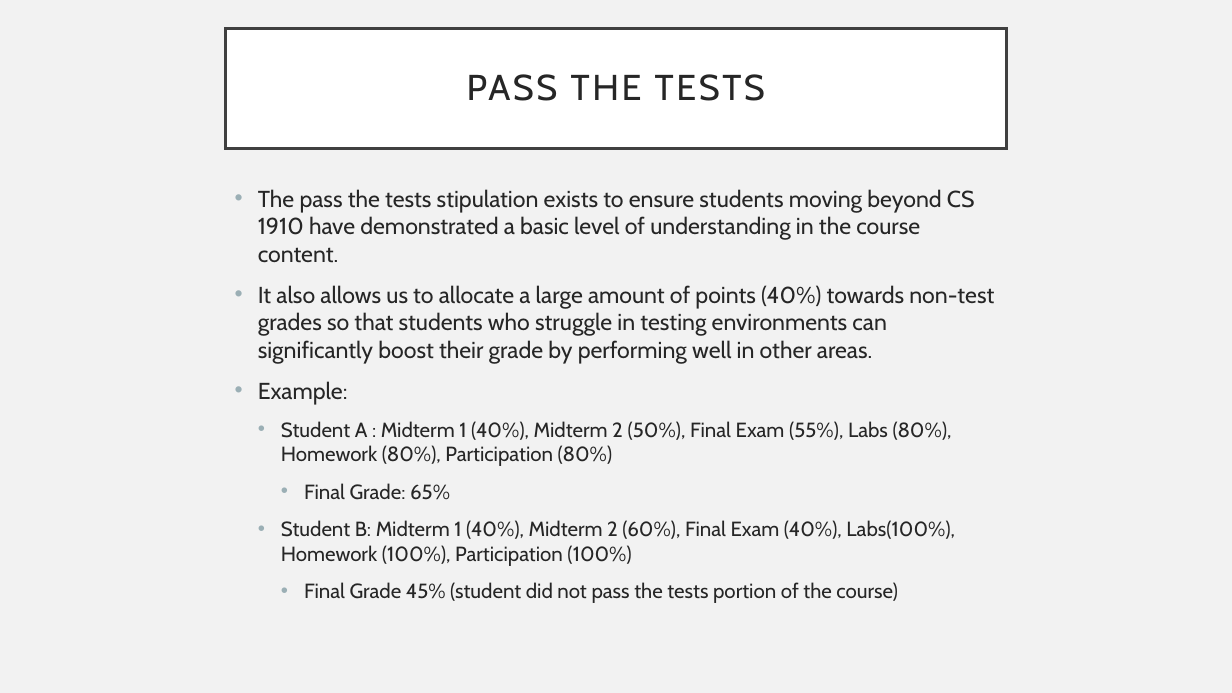
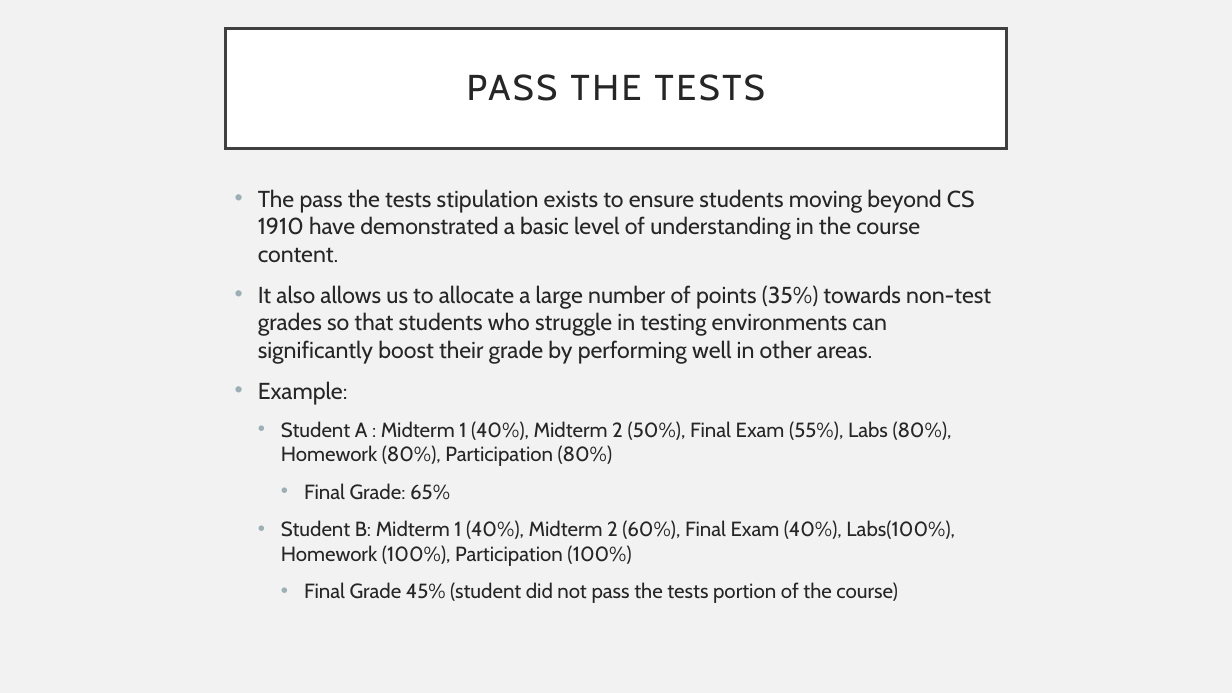
Before and after one commit to UPEI-CS/CS1910-Students, a slide deck: slide 9 of lectures/01-Course-Orientation/CS1910_Course-Orientation_Lecture.pptx. Drawn at 1232x693 pixels with LibreOffice and Linux fonts; fonts in the diff are those of the drawing. Boxes give left, top, right and bottom in pixels: in the first picture for what was removed or moved away, otherwise in the second. Text is boxed around its words. In the diff, an @@ line names an element or a change of style, - is before the commit and + after.

```diff
--- a/lectures/01-Course-Orientation/CS1910_Course-Orientation_Lecture.pptx
+++ b/lectures/01-Course-Orientation/CS1910_Course-Orientation_Lecture.pptx
@@ text at [258,285,991,364]: text changed @@
-• It also allows us to allocate a large amount of points (40%) towards non-test grades so that students who struggle in testing environments can significantly boost their grade by performing well in other areas.
+• It also allows us to allocate a large number of points (35%) towards non-test grades so that students who struggle in testing environments can significantly boost their grade by performing well in other areas.
```
Also in this commit, not shown: 11 other slides changed, 2 slides removed, 1 other file.
